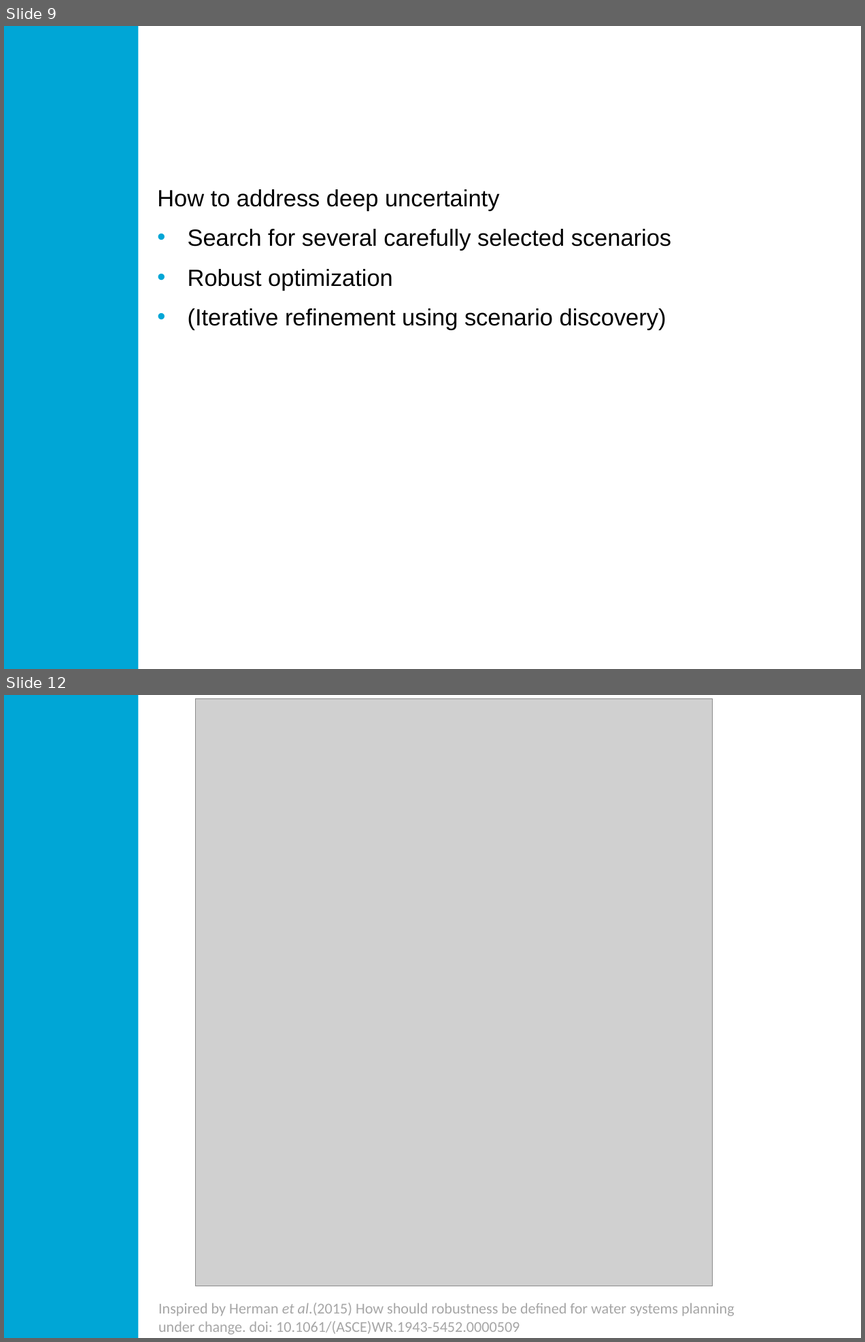
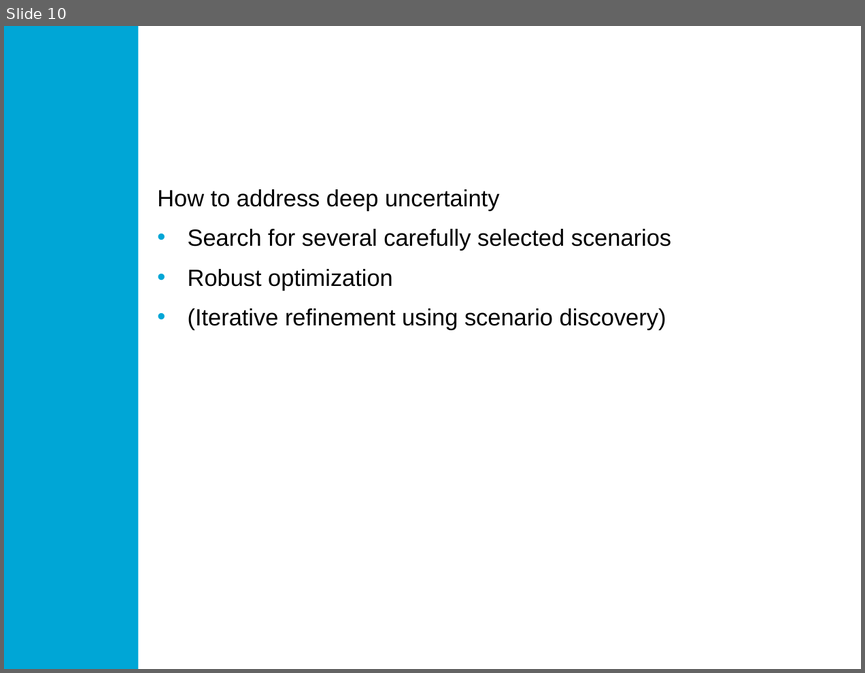
Before and after one commit to quaquel/resilience17, a slide deck: draft resilience17.pptx. Shown one above the other, each under a label of ours: slides 9 and 12 before the commit, slide 10 after it; the slides between them are not shown. The pictures are 865x1342 and 865x673 pixels, drawn with LibreOffice and Linux fonts; fonts in the diff are those of the drawing; grey boxes stand for pictures; background and template pictures are left out. Boxes give left, top, right and bottom in pixels: in the first picture for what was removed or moved away, otherwise in the second. Text is boxed around its words. In the diff, an @@ line names an element or a change of style, - is before the commit and + after.

```diff
--- a/draft resilience17.pptx
+++ b/draft resilience17.pptx
@@ slide 12 removed at [4, 695, 861, 1338], background #FFFFFF; not listed: 1 template element that a slide beside it also shows @@
@@ picture removed at [195, 698, 712, 1286] @@
@@ text removed at [158, 1302, 734, 1334] @@
-Inspired by Herman et al.(2015) How should robustness be defined for water systems planning under change. doi: 10.1061/(ASCE)WR.1943-5452.0000509
@@ what was slide 9 is now slide 10 @@
```
Also in this commit, not shown: 1 slide changed, 3 slides added, 2 other slides removed, 7 other files.
